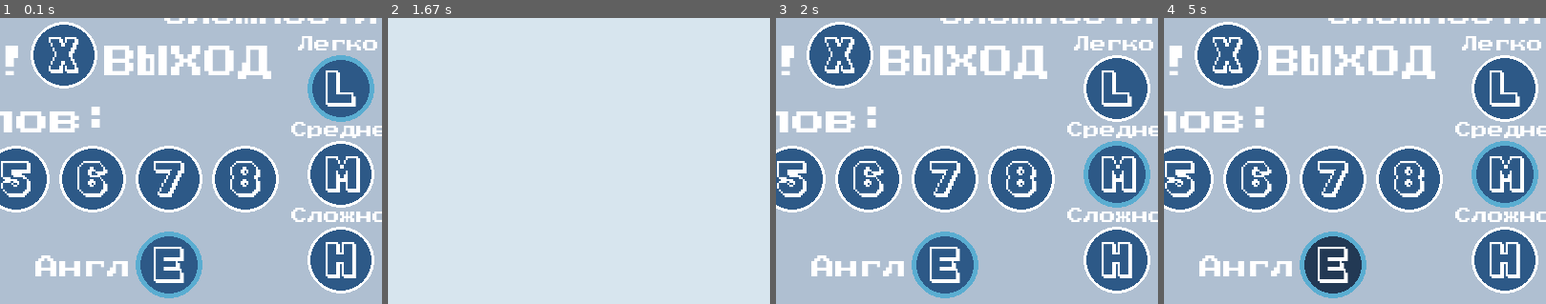
Above: before the commit, frames 1-4 (left to right).
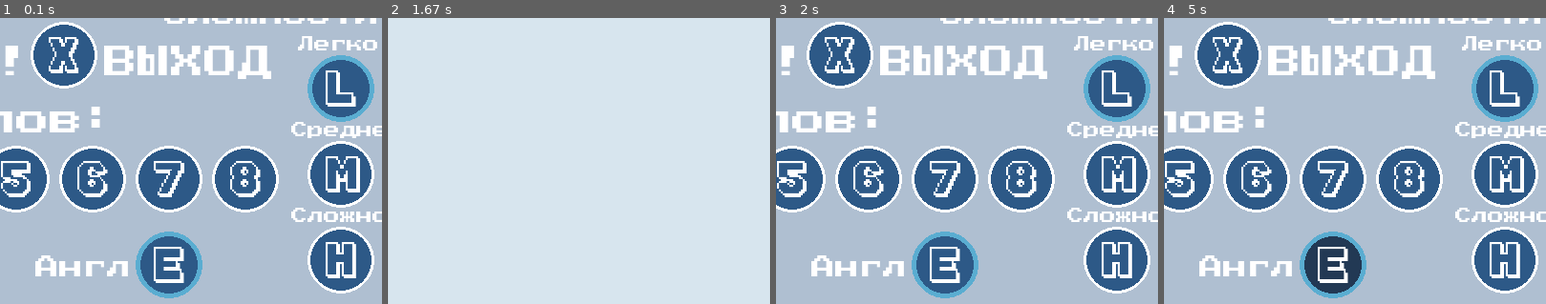
Above: after the commit, the same moments.

Repository: fhiwniwxnms/PygameProject
Game: pygame game, started from main.py
Two runs of this game, one before a commit and one after it. Both use one fixed random seed, a clock stepped at 60 frames per second and the inputs below.
Inputs (mouse positions are % of the whole screen's width and height, from its top left):
- Up to frame 1 (0.1 s): no input
- Up to frame 2 (1.67 s): press the mouse at (24, 70) at 0.37 s; move the mouse to (48, 44) at 0.47 s; release the mouse at (72, 19) at 0.6 s; click (15, 86) at 0.72 s; click "II" at 1.05 s; click (14, 33) at 1.38 s
- Up to frame 3 (2 s): press the mouse at (94, 91) at 1.7 s; move the mouse to (65, 88) at 1.8 s; release the mouse at (37, 85) at 1.93 s
- Up to frame 4 (5 s): click "II" at 2.05 s; press the mouse at (94, 91) at 2.37 s; move the mouse to (61, 66) at 2.47 s; release the mouse at (28, 42) at 2.6 s; click (58, 44) at 3.72 s; press the mouse at (58, 44) at 4.03 s; move the mouse to (70, 56) at 4.13 s; release the mouse at (82, 69) at 4.27 s; press the mouse at (64, 55) at 4.87 s; move the mouse to (66, 68) at 4.97 s
The pictures show only the part of the screen within x 42-92%, y 27-77%; the shares and areas given below are measured in that part.

Frames 1-2 are identical in both runs. In frame 3, 1.6% of the frame differs, in the area x 80-98%, y 13-67%; in frame 4, 1.6%.

Commit message:
Добавлены коментарии и исправлена ошибка со скоростями

Diff:
--- /dev/null
+++ b/high_score.txt
@@ -0,0 +1 @@
+2782
--- a/main.py
+++ b/main.py
@@ -1,19 +1,22 @@
 import pygame
 import random
 import copy
-
-pygame.init()
-
+# Импортируем нужные библиотеки
+
+pygame.init()  # Инициализируем Pygame
+
+# Загружаем английские и русские слова из текстовых файлов
 words_eng = open('assets/files/eng_words.txt', encoding='utf-8').read()
 words_rus = open('assets/files/rus_words.txt', encoding='utf-8').read()
 
 WIDTH = 800
-HEIGHT = 600
-screen = pygame.display.set_mode([WIDTH, HEIGHT])
-pygame.display.set_caption('Клавиатурные бега')
-surface = pygame.Surface((WIDTH, HEIGHT), pygame.SRCALPHA)
+HEIGHT = 600  # Устанавливаем размеры окна игры
+screen = pygame.display.set_mode([WIDTH, HEIGHT])  # Создаем окно заданных размеров
+pygame.display.set_caption('Клавиатурные бега')  # Устанавливаем заголовок окна
+surface = pygame.Surface((WIDTH, HEIGHT), pygame.SRCALPHA)  # Создаем поверхность для отрисовки
 timer = pygame.time.Clock()
 fps = 60
+
 level = 1
 active_string = ''
 score = 0
@@ -29,6 +32,8 @@
 choices = [False, True, False, False, False, False, False]
 language = [False, True]
 speed = [True, False, False]
+# Устанавливаем необходимые значения по умолчанию,
+# а также создаем список из русского и английского алфавита
 
 header_font = pygame.font.Font('assets/fonts/PressStart2P.ttf', 25)
 level_font = pygame.font.Font('assets/fonts/PressStart2P.ttf', 17)
@@ -37,6 +42,7 @@
 string_font = pygame.font.Font('assets/fonts/PressStart2P.ttf', 44)
 label_font = pygame.font.Font('assets/fonts/PressStart2P.ttf', 35)
 font = pygame.font.Font('assets/fonts/PressStart2P.ttf', 44)
+# Задаем шрифты для отображения текста на экране
 
 pygame.mixer.init()
 pygame.mixer.music.load('assets/music/29 Palms.mp3')
@@ -52,13 +58,16 @@
 wrong.set_volume(0.3)
 lose.set_volume(0.5)
 lives_less.set_volume(0.5)
+# Задаем музыку для проигрывания во время игры
 
 file = open('assets/files/high_score.txt', 'r')
 read = file.readlines()
 high_score = int(read[0])
 file.close()
-
-
+# Берем значение рекордного счета из файла
+
+
+# Класс для прорисовки слов на экране
 class Word:
     def __init__(self, text, sp, x_pos, y_pos):
         self.x_pos = x_pos
@@ -76,6 +85,7 @@
         self.x_pos -= self.speed
 
 
+# Класс для прорисовки кнопок на экране
 class Button:
     def __init__(self, x_pos, y_pos, text, clicked, surf):
         self.x_pos = x_pos
@@ -97,6 +107,7 @@
         self.surf.blit(pause_font.render(self.text, True, 'white'), (self.x_pos - 16, self.y_pos - 28))
 
 
+# Класс для прорисовки основного экрана игры
 def draw_screen():
     pygame.draw.rect(screen, '#39608c', [0, HEIGHT - 100, WIDTH, 100])
     pygame.draw.rect(screen, 'white', [0, 0, WIDTH, HEIGHT], 5)
@@ -115,6 +126,7 @@
     return pause_btn.clicked
 
 
+# Класс для прорисовки экрана паузы
 def draw_pause():
     choice_commits = copy.deepcopy(choices)
     language_commits = copy.deepcopy(language)
@@ -139,6 +151,7 @@
     surface.blit(level_font.render('Средне', True, 'white'), (638, 270))
     surface.blit(level_font.render('Сложно', True, 'white'), (638, 360))
 
+    # Кнопки выбора длин слов
     for i in range(len(choices)):
         btn = Button(110 + (i * 80), 330, str(i + 2), False, surface)
         btn.draw()
@@ -150,6 +163,7 @@
         if choices[i]:
             pygame.draw.circle(surface, '#5aadd1', (110 + (i * 80), 330), 35, 5)
 
+    # Кнопки выбора языка
     butt_text = ['R', 'E']
     for i in range(len(language)):
         btn = Button(190 + (i * 320), 420, butt_text[i], False, surface)
@@ -162,6 +176,7 @@
         if language[i]:
             pygame.draw.circle(surface, '#5aadd1', (190 + (i * 320), 420), 35, 5)
 
+    # Кнопки выбора уровня сложности
     speed_text = ['L', 'M', 'H']
     for i in range(len(speed)):
         btn = Button(690, 235 + (i * 90), speed_text[i], False, surface)
@@ -178,6 +193,7 @@
     return resume_btn.clicked, choice_commits, quit_btn.clicked, language_commits, speed_commits
 
 
+#  Метод для проверки введенного пользователем ответа
 def check_answer(scor):
     for wrd in word_objects:
         if wrd.text == submit:
@@ -188,6 +204,7 @@
     return scor
 
 
+# Метод для генерации уровня
 def generate_level():
     word_objs = []
     include = []
@@ -208,6 +225,7 @@
             len_index.append(i)
     len_index.append(len(wordlist))
 
+    # Установка значений по умолчанию
     if True not in choices:
         choices[0] = True
     if True not in language:
@@ -218,16 +236,17 @@
         if choices[i]:
             include.append((len_index[i], len_index[i + 1]))
 
+    #  Установка уровня сложности в зависимости от выбора пользователя
     if speed[0]:
-        test = (1, 2)
+        test = [1, 1.2, 1.4, 1.6, 1.8, 2]
     if speed[1]:
-        test = (2, 3)
+        test = [2, 2.2, 2.4, 2.6, 2.8, 3]
     if speed[2]:
-        test = (3.5, 5)
+        test = [3.5, 3.2, 3.4, 3.6, 3.8, 4]
 
     if True not in speed:
         speed[1] = True
-    if speed[0] == speed[1] or speed[1] == speed[2] or speed[0] == speed[2] or speed[0] == speed[1] == speed[2]:
+    if (speed[0] and speed[1]) or (speed[1] and speed[2]) or (speed[0] and speed[2]) or (speed[0] and speed[1] and speed[2]):
         speed[1] = True
         speed[0], speed[2] = False, False
 
@@ -244,6 +263,7 @@
     return word_objs
 
 
+#  Метод для записи лучшего результата в отдельный файл
 def check_high_score():
     global high_score
     if score > high_score:
@@ -265,21 +285,22 @@
         if quit_butt:
             check_high_score()
             running = False
+        # Проверка значений кнопок выхода и старта игры
 
     if new_level and not paused:
-        word_objects = generate_level()
+        word_objects = generate_level()  # Генерация уровня
         new_level = False
     else:
         for w in word_objects:
             w.draw()
             if not paused:
                 w.update()
-            if w.x_pos < -200:
+            if w.x_pos < -200:  # Если пользователь не успел дописать слово
                 word_objects.remove(w)
                 lives -= 1
                 score -= 20
                 lives_less.play()
-    if len(word_objects) <= 0 and not paused:
+    if len(word_objects) <= 0 and not paused:  # Переход на новый уровень
         level += 1
         new_level = True
 
@@ -293,7 +314,7 @@
 
     for event in pygame.event.get():
         if event.type == pygame.QUIT:
-            check_high_score()
+            check_high_score()  # Запись рекорда при выходе из игры
             running = False
 
         if event.type == pygame.KEYDOWN:
@@ -332,6 +353,7 @@
         new_level = True
         check_high_score()
         score = 0
+        # Замена значений на значения по умолчанию при пройгрыше
 
     pygame.display.flip()
 pygame.quit()
